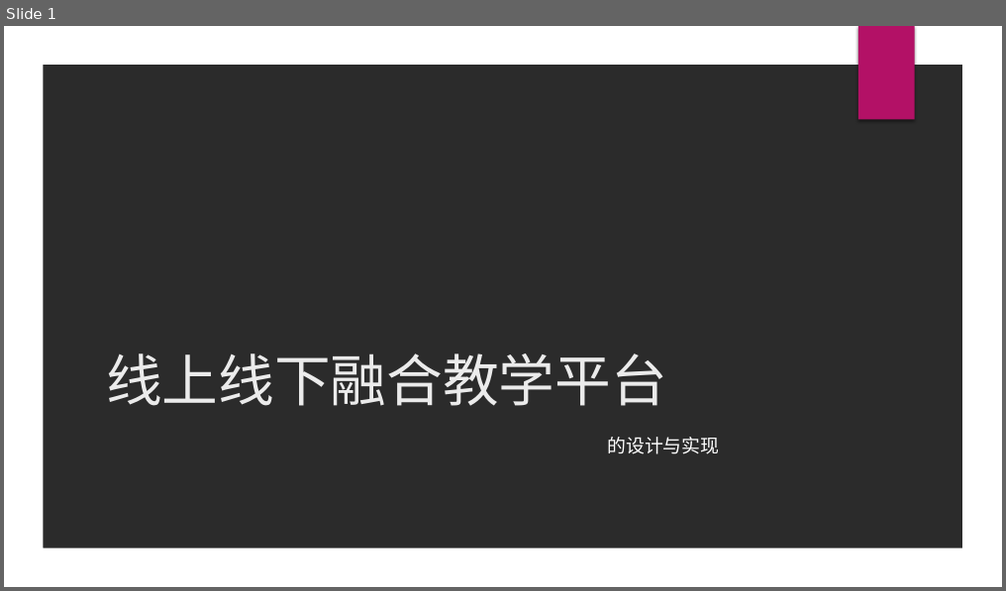
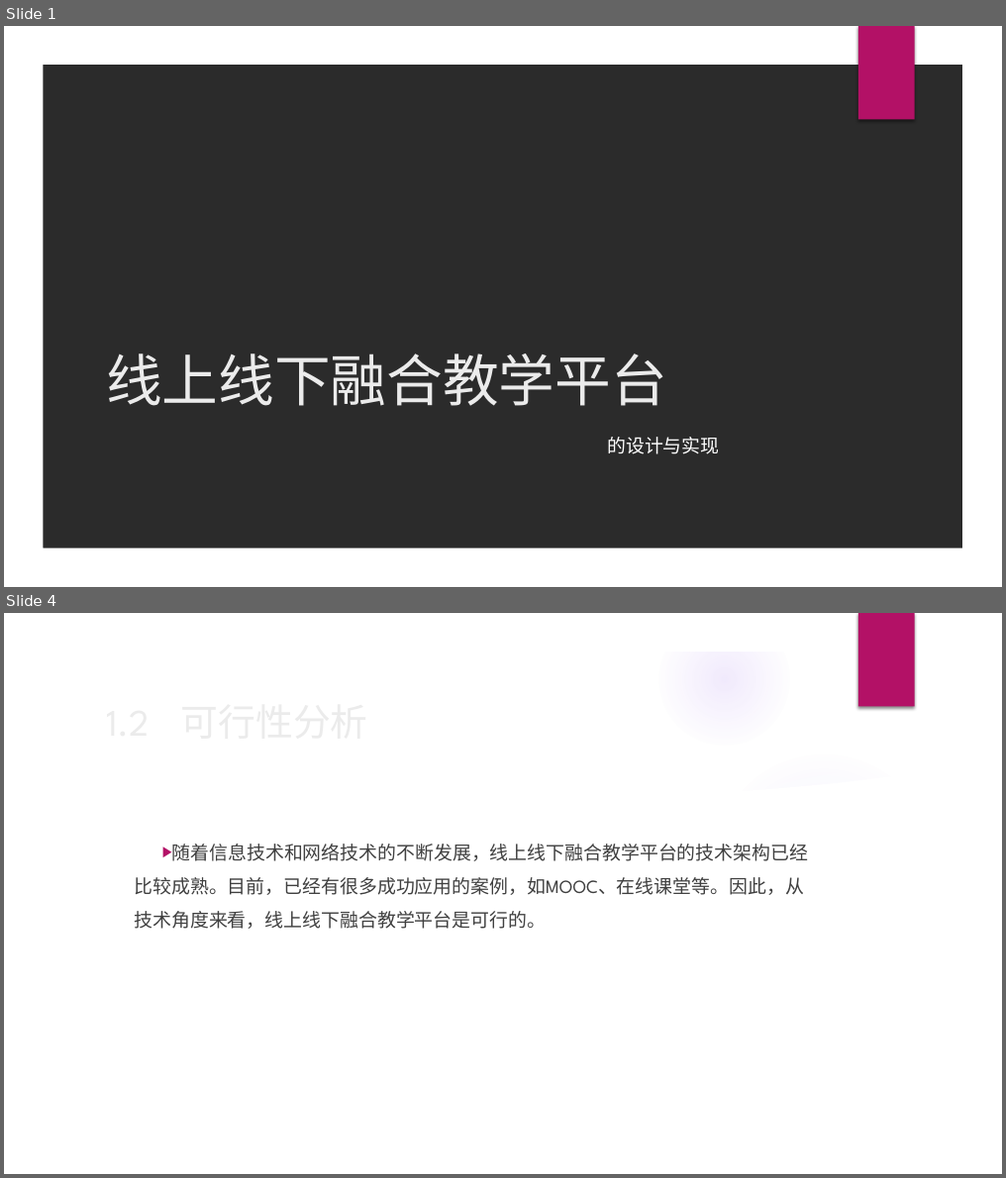
Before and after one commit to Minkmmx64/Blended-Learning-Platform, a slide deck: 开题答辩ppt.pptx. Shown one above the other, each under a label of ours: slide 1 before the commit, slides 1 and 4 after it; the slides between them are not shown. The pictures are 1006x591 and 1006x1178 pixels, drawn with LibreOffice and Linux fonts; fonts in the diff are those of the drawing; background and template pictures are left out; a plain dark background stands for a picture behind light text. Boxes give left, top, right and bottom in pixels: in the first picture for what was removed or moved away, otherwise in the second. Text is boxed around its words. In the diff, an @@ line names an element or a change of style, - is before the commit and + after.

```diff
--- a/开题答辩ppt.pptx
+++ b/开题答辩ppt.pptx
@@ slide 4 added at <box>4,613,1002,1174</box>, background picture (left out); not listed: 2 template elements that a slide beside it also shows @@
@@ group added at <box>4,614,971,1174</box>: 5 ellipses, 2 freeform shapes @@
@@ text added at <box>134,844,809,929</box>, 18 pt, text #404040 @@
+▶ 随着信息技术和网络技术的不断发展，线上线下融合教学平台的技术架构已经比较成熟。目前，已经有很多成功应用的案例，如MOOC、在线课堂等。因此，从技术角度来看，线上线下融合教学平台是可行的。
@@ title added at <box>134,911,546,929</box>, 36 pt, text #EBEBEB @@
+1.2 可行性分析
```
Also in this commit, not shown: 2 slides changed, 6 other slides added, 37 other files.
